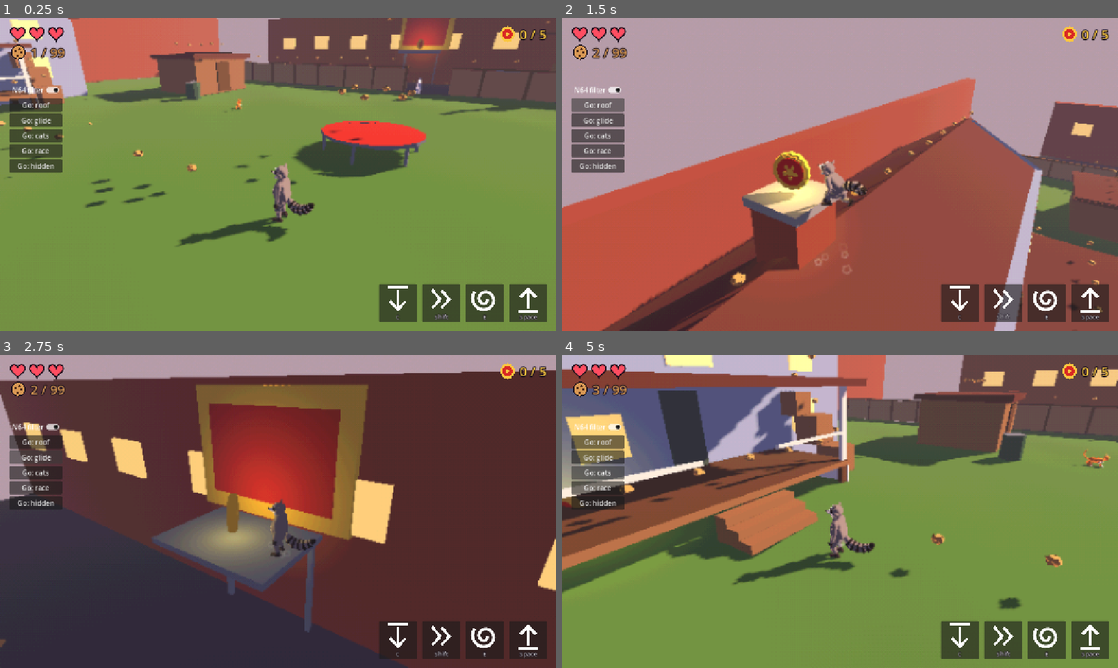
Above: before the commit, frames 1-4 (two rows, left to right).
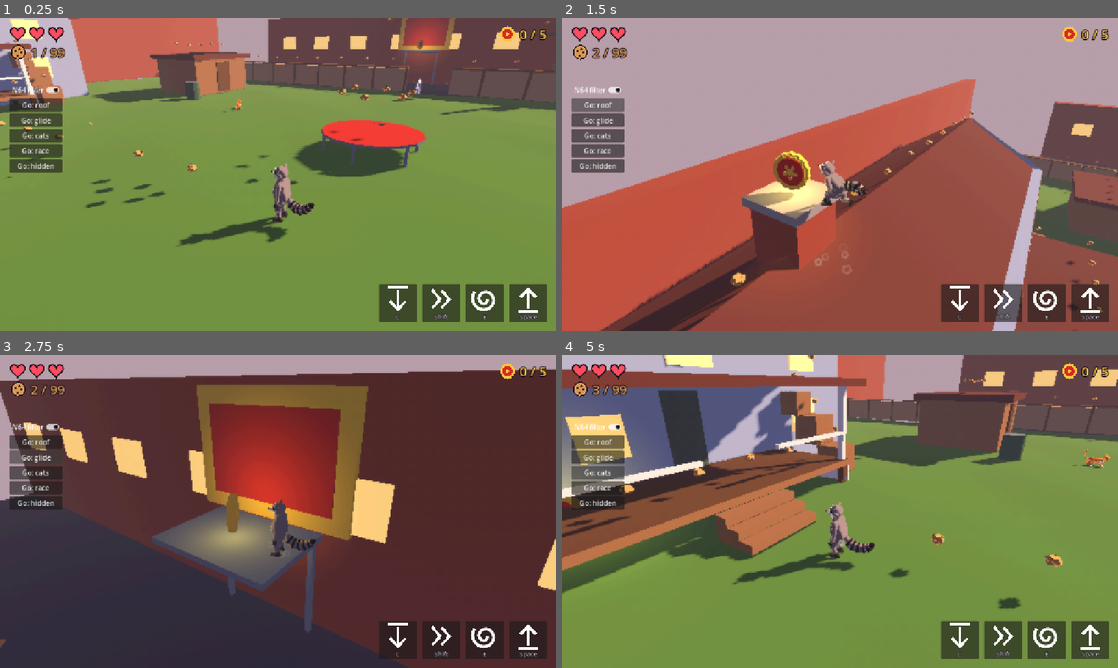
Above: after the commit, the same moments.

Repository: Sclondon/Ringtail
Game: Godot game, scene res://main.tscn
Two runs of this game, one before a commit and one after it. Both use one fixed random seed, a clock stepped at 60 frames per second and the inputs below.
Inputs:
- Up to frame 1 (0.25 s): no input
- Up to frame 2 (1.5 s): click "Go: roof" at 0.5 s; click "Go: roof" at 1.25 s
- Up to frame 3 (2.75 s): click "Go: glide" at 2 s
- Up to frame 4 (5 s): click "Go: glide" at 2.75 s; click "Go: cats" at 3.5 s; click "Go: cats" at 4.25 s

The runs differ from the first frame. In frame 1, 1.1% of the frame differs, in the area x 0-99%, y 0-72%; in frame 2, 1.0%; in frame 3, 1.0%; in frame 4, 1.6%, in the area x 0-100%, y 0-76%.

Commit message:
Softer N64 filter; the tail attack is a spin on the ground too (no whip)
The user: "the filters are too strong", "the tail attak shiould be a spin".
Filter at about 520 lines, 6-bit colour, dither 0.25; world corners snapped to 480 rows.

Co-Authored-By: Claude Opus 5.5 <noreply@anthropic.com>
Claude-Session: https://claude.ai/code/session_015QTKPaFFhWEZskCemuvnwW

Diff:
--- a/scripts/n64_filter.gd
+++ b/scripts/n64_filter.gd
@@ -1,9 +1,9 @@
 class_name N64Filter
 extends CanvasLayer
-## The N64 look over everything under the HUD (Liquid Metal's shader: about 300
-## lines, 5-bit colour, dither, the soft upscale). Hide it to see the game plain.
+## The N64 look over everything under the HUD (Liquid Metal's shader, softened: about 520
+## lines, 6-bit colour, a light dither, the soft upscale). Hide it to see the game plain.
 
-static var lines := 300.0
+static var lines := 520.0
 
 
 func _ready() -> void:
@@ -14,5 +14,8 @@
 	var filter := ShaderMaterial.new()
 	filter.shader = preload("res://shaders/n64.gdshader")
 	filter.set_shader_parameter(&"lines", lines)
+	# (softened from Liquid Metal's 5 bits and 0.4: the user found it too strong, 2026-11-01)
+	filter.set_shader_parameter(&"levels", 63.0)
+	filter.set_shader_parameter(&"dither", 0.25)
 	screen.material = filter
 	add_child(screen)
--- a/scripts/raccoon_rig.gd
+++ b/scripts/raccoon_rig.gd
@@ -9,8 +9,8 @@
 ##   duckwalking and sprinting").
 ## - His tail (bones tail_0..tail_5): a chain of points on springs, drawn towards a
 ##   shape for what he is doing and swinging after him, so it follows through.
-## - The tail moves (TailMoves, a child of the Player): the whip, the spin and the
-##   twirl that slows his fall.
+## - The tail moves (TailMoves, a child of the Player): the spin and the twirl
+##   that slows his fall.
 
 const TAIL_BONES := 6
 ## Where each foot is in the cycle when it comes down: [hind left, hind right, fore left, fore right].
@@ -34,7 +34,6 @@
 var _qphase := 0.0
 var _glide := 0.0
 var _twirl := 0.0
-var _whip_w := 0.0
 var _spin_w := 0.0
 
 
@@ -76,29 +75,24 @@
 	var stride := lerpf(0.44, 1.3, _gallop)
 	_qphase = fposmod(_qphase + speed / stride * delta, 1.0)
 
-	var whip := 1.0
 	var spin := 1.0
 	var gliding := false
 	if _moves:
-		whip = _moves.whip
 		spin = _moves.spin
 		gliding = _moves.gliding
 	_glide = _approach(_glide, 1.0 if gliding else 0.0, 10.0, delta)
 	_twirl = fposmod(_twirl + delta * TAU * 2.4 * _glide, TAU)
-	_whip_w = _approach(_whip_w, 1.0 if whip < 1.0 else 0.0, 30.0, delta)
 	_spin_w = _approach(_spin_w, 1.0 if spin < 1.0 else 0.0, 30.0, delta)
 
 	if _quad > 0.002:
 		_pose_quad(smoothstep(0.0, 1.0, _quad), speed, stride)
 	if _glide > 0.002:
 		_pose_glide(_glide)
-	if _whip_w > 0.002:
-		_pose_whip(whip, _whip_w)
 	if _spin_w > 0.002:
 		# (round once, quickest in the middle of it)
 		var turn := TAU * smoothstep(0.0, 1.0, spin) if spin < 1.0 else 0.0
 		_hips.basis = Basis(Vector3.UP, turn * _spin_w) * _hips.basis
-	_pose_tail(delta, speed, whip, spin)
+	_pose_tail(delta, speed, spin)
 
 
 ## On all fours, by `w`.
@@ -169,18 +163,8 @@
 	_head.basis = _slerp(_head.basis, Basis(Vector3.RIGHT, -0.25), w * 0.7)
 
 
-## The whip: he winds up turned to his right, and unwinds to the left as the tail lashes round.
-func _pose_whip(at: float, w: float) -> void:
-	var twist := lerpf(-0.55, 0.85, smoothstep(0.15, 0.55, at)) if at < 1.0 else 0.0
-	_hips.basis = Basis(Vector3.UP, twist * 0.45 * w) * _hips.basis
-	_spine.basis = Basis(Vector3.UP, twist * 0.35 * w) * _spine.basis
-	if _chest:
-		_chest.basis = Basis(Vector3.UP, twist * 0.25 * w) * _chest.basis
-	_head.basis = Basis(Vector3.UP, -twist * 0.6 * w) * _head.basis
-
-
 ## The tail's shape for now, in the hips' space, as a direction for each segment.
-func _tail_shape(speed: float, whip: float, spin: float) -> Array[Vector3]:
+func _tail_shape(speed: float, spin: float) -> Array[Vector3]:
 	var run := clampf(speed / 3.0, 0.0, 1.0)
 	var wag := sin(_time * 2.1) * 0.25 * (1.0 - run) + sin(TAU * _phase) * 0.12 * run
 	var dirs: Array[Vector3] = []
@@ -199,13 +183,6 @@
 			var angle := _twirl - k * 0.22
 			var out := 0.25 + 0.06 * k
 			dirs[k] = dirs[k].slerp((axis * cos(out) + (u * cos(angle) + v * sin(angle)) * sin(out)).normalized(), _glide)
-	if _whip_w > 0.001 and whip < 1.0:
-		# Round past his left side and out in front, the tip coming last and fastest.
-		var sweep := smoothstep(0.1, 0.6, whip)
-		for k in TAIL_BONES:
-			var lag := (1.0 - sweep) * 0.3 * k
-			var angle := PI - (2.7 * sweep - lag) * (1.0 - smoothstep(0.75, 1.0, whip))
-			dirs[k] = dirs[k].slerp(Vector3(sin(angle), 0.12, cos(angle)).normalized(), _whip_w)
 	if _spin_w > 0.001 and spin < 1.0:
 		# Flung straight out behind as he spins
 		for k in TAIL_BONES:
@@ -213,8 +190,8 @@
 	return dirs
 
 
-func _pose_tail(delta: float, speed: float, whip: float, spin: float) -> void:
-	var dirs := _tail_shape(speed, whip, spin)
+func _pose_tail(delta: float, speed: float, spin: float) -> void:
+	var dirs := _tail_shape(speed, spin)
 	var hips := _hips.global_transform
 	var size := global_basis.get_scale().y
 	var root := _tail[0].global_position
@@ -222,7 +199,7 @@
 	for k in TAIL_BONES:
 		targets.append(targets[k] + (hips.basis.orthonormalized() * dirs[k]) * _tail_len[k] * size)
 	var fresh := _points[0].distance_to(root) > 2.0 or _points[TAIL_BONES] == Vector3.ZERO
-	var snap := maxf(_whip_w, maxf(_spin_w, _glide))
+	var snap := maxf(_spin_w, _glide)
 	var steps := 2
 	var dt := delta / steps
 	for _s in steps:
--- a/scripts/tail_moves.gd
+++ b/scripts/tail_moves.gd
@@ -3,10 +3,9 @@
 ## The raccoon's tail moves, a child of the Player named "TailMoves" (RaccoonRig finds
 ## it there and poses them):
 ##
-## - Whip (the tail button on the ground): a lash round past his left side and out
-##   in front, hitting what is ahead of him.
-## - Spin (the tail button in the air): once round with the tail flung out, a little
-##   lift, hitting everything around him.
+## - Spin (the tail button; the user, 2026-11-01: "the tail attack should be a spin"):
+##   once round with the tail flung out, hitting everything around him. In the air it
+##   also lifts him a little, once a jump.
 ## - Twirl (jump held while falling): the tail whirled over his head, and he comes down slowly.
 ##
 ## Anything in the group `tail_hittable` with a `tail_hit(from: Vector3, push: Vector3)`
@@ -14,10 +13,6 @@
 
 signal struck(what: Node)
 
-@export var whip_time := 0.42
-@export var whip_reach := 1.55
-## The whip hits in a cone this wide (radians either side of straight ahead).
-@export var whip_cone := 1.1
 @export var spin_time := 0.5
 @export var spin_reach := 1.35
 @export var spin_lift := 2.2
@@ -27,7 +22,6 @@
 @export var glide_after := 0.22
 
 ## How far through each move he is (1: not doing it).
-var whip := 1.0
 var spin := 1.0
 var gliding := false
 
@@ -69,20 +63,14 @@
 	if grounded:
 		_spun_this_jump = false
 
-	if (_pressed or (_listening() and Input.is_action_just_pressed(&"tail"))) and free and whip >= 1.0 and spin >= 1.0:
-		if grounded:
-			whip = 0.0
-		elif not _spun_this_jump:
-			spin = 0.0
+	if (_pressed or (_listening() and Input.is_action_just_pressed(&"tail"))) and free and spin >= 1.0 and (grounded or not _spun_this_jump):
+		spin = 0.0
+		if not grounded:
 			_spun_this_jump = true
 			_player.velocity.y = maxf(_player.velocity.y, spin_lift)
 		_struck.clear()
 	_pressed = false
 
-	if whip < 1.0:
-		whip = minf(whip + delta / whip_time, 1.0)
-		if whip > 0.25 and whip < 0.7:
-			_strike(whip_reach, whip_cone)
 	if spin < 1.0:
 		spin = minf(spin + delta / spin_time, 1.0)
 		if spin > 0.05 and spin < 0.9:
--- a/shaders/world.gdshader
+++ b/shaders/world.gdshader
@@ -7,7 +7,7 @@
 uniform vec3 albedo : source_color = vec3(1.0);
 uniform float emission = 0.0;
 // Rows of the grid the corners snap to (0: off).
-uniform float snap = 240.0;
+uniform float snap = 480.0;
 
 void vertex() {
 	if (snap > 0.0) {
--- a/tests/pose_shots.gd
+++ b/tests/pose_shots.gd
@@ -5,7 +5,7 @@
 ## Needs a window (pictures cannot be taken headless); it is kept off the screen.
 
 const SIZE := Vector2i(360, 400)
-const MOVES := ["stand", "walk", "run", "sprint", "duckwalk", "duck", "jump", "glide", "whip", "spin"]
+const MOVES := ["stand", "walk", "run", "sprint", "duckwalk", "duck", "jump", "glide", "spin", "air_spin"]
 
 var out := "user://pose_shots"
 var only: Array[String] = []
@@ -88,10 +88,10 @@
 			Input.action_press(&"jump")
 			player._queue_jump()
 			await _frames(45)
-		"whip":
+		"spin":
 			Input.action_press(&"tail")
 			await _frames(9)
-		"spin":
+		"air_spin":
 			Input.action_press(&"jump")
 			player._queue_jump()
 			await _frames(14)
--- a/tests/smoke.gd
+++ b/tests/smoke.gd
@@ -75,7 +75,7 @@
 			slowest = minf(slowest, player.velocity.y)
 	_check(glided and slowest > -moves.glide_fall - 0.6, "twirl slows the fall (%.2f m/s)" % slowest)
 
-	# A tail whip at a cat beats it
+	# A tail spin on the ground beats a cat beside him
 	var cat := get_nodes_in_group(&"cats")[0] as YardCat
 	cat.set_physics_process(false)
 	# (behind it along the way he faces, so it is in front of him)
@@ -86,7 +86,7 @@
 	await _frames(2)
 	moves.press()
 	await _frames(20)
-	_check(cat.mode == YardCat.Mode.DAZED, "tail whip beats a cat")
+	_check(cat.mode == YardCat.Mode.DAZED, "tail spin on the ground beats a cat")
 	cat.set_physics_process(true)
 
 	# A spin in the air
Not shown, changed: CLAUDE.md
